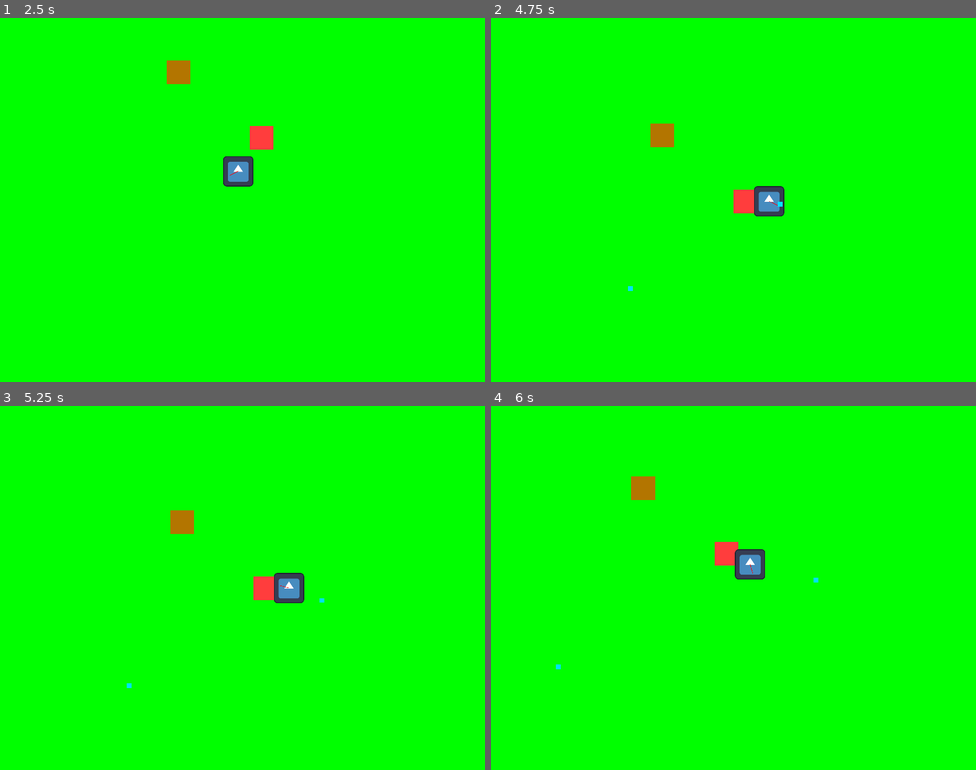
Above: before the commit, frames 1-4 (two rows, left to right).
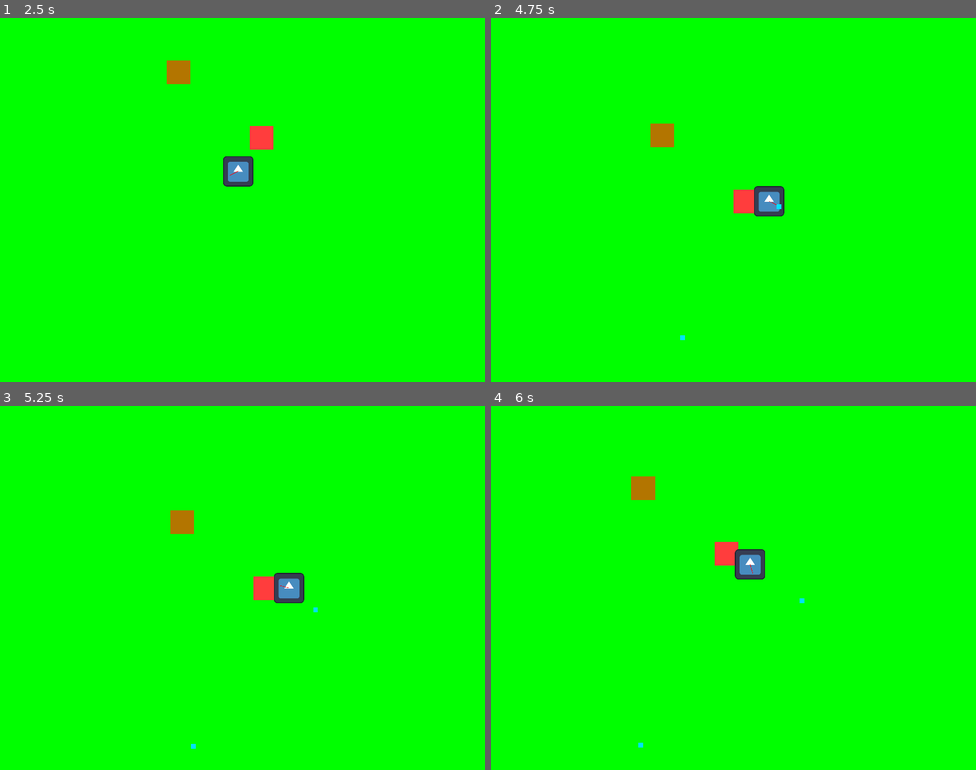
Above: after the commit, the same moments.

Repository: Zereijin/GGJ2023
Game: Godot game, scene res://main_menu/main_menu.tscn
The game is run twice, just before and just after one commit, with the same random seed, the same clock (stepped at 60 frames per second) and the same inputs. The engine's default icon, where the game draws it, is replaced by a stand-in: a white triangle on a blue panel in a dark square.
Inputs (mouse positions are in pixels of both pictures, inside the frame that each line leads up to):
- Up to frame 1 (2.5 s): click "Play" at 0.5 s; tap Enter at 1.25 s; move the mouse to (349, 181) at 1.27 s; hold D (right) 1.28-2.03 s; move the mouse to (145, 218) at 2.02 s; hold S (down) from 2.03 s (still down)
- Up to frame 2 (4.75 s): move the mouse to (782, 119) at 2.77 s; release S (down) at 2.78 s; hold D (right) 2.78-3.53 s; move the mouse to (709, 272) at 3.52 s; hold W (up) 3.53-4.28 s; move the mouse to (879, 254) at 4.27 s; hold A (left) from 4.28 s (still down)
- Up to frame 3 (5.25 s): keep holding A (left); move the mouse to (97, 533) at 5.02 s
- Up to frame 4 (6 s): move the mouse to (757, 588) at 5.77 s; release A (left) at 5.78 s; hold S (down) from 5.78 s (still down)

Frame 1 is identical in both runs. In frame 2, less than 0.1% of the frame differs, in the area x 28-61%, y 50-89%; in frame 3, less than 0.1%; in frame 4, less than 0.1%, in the area x 13-68%, y 47-94%.

Commit message:
Make gun a scene

Diff:
--- a/game/game.tscn
+++ b/game/game.tscn
@@ -1,9 +1,9 @@
-[gd_scene load_steps=19 format=3 uid="uid://cxstjq63yeytk"]
+[gd_scene load_steps=17 format=3 uid="uid://cxstjq63yeytk"]
 
 [ext_resource type="Script" path="res://game/player/player.gd" id="1_f0o2r"]
 [ext_resource type="Texture2D" uid="uid://b836w3h88y88o" path="res://icon.svg" id="1_uw8f1"]
 [ext_resource type="Script" path="res://game/camera.gd" id="3_1xqbk"]
-[ext_resource type="Script" path="res://game/player/gun.gd" id="4_w3ckc"]
+[ext_resource type="PackedScene" uid="uid://6u6mldxyk4qs" path="res://game/gun.tscn" id="4_rba2k"]
 [ext_resource type="PackedScene" uid="uid://bepqps3b2gmbp" path="res://game/player/projectile.tscn" id="5_c87sn"]
 [ext_resource type="PackedScene" uid="uid://ba7ivojxn0clg" path="res://game/enemy/potato/potato.tscn" id="6_f1ll7"]
 
@@ -45,15 +45,6 @@
 
 [sub_resource type="RectangleShape2D" id="RectangleShape2D_4wk6f"]
 size = Vector2(50, 50)
-
-[sub_resource type="Gradient" id="Gradient_muqer"]
-interpolation_mode = 1
-offsets = PackedFloat32Array(0)
-colors = PackedColorArray(1, 0, 0, 1)
-
-[sub_resource type="GradientTexture1D" id="GradientTexture1D_stllp"]
-gradient = SubResource("Gradient_muqer")
-width = 20
 
 [node name="game" type="Node"]
 
@@ -112,20 +103,10 @@
 scale = Vector2(0.5, 0.5)
 texture = ExtResource("1_uw8f1")
 
-[node name="Gun" type="Sprite2D" parent="Garden/Objects/Player"]
-texture = SubResource("GradientTexture1D_stllp")
-offset = Vector2(10, 0)
-script = ExtResource("4_w3ckc")
+[node name="Gun" parent="Garden/Objects/Player" node_paths=PackedStringArray("plant") instance=ExtResource("4_rba2k")]
 projectile = ExtResource("5_c87sn")
-accuracy = 9
-
-[node name="Timer" type="Timer" parent="Garden/Objects/Player/Gun"]
-process_callback = 0
-wait_time = 2.0
-autostart = true
+plant = NodePath("..")
 
 [node name="Test Potato" parent="Garden/Objects" instance=ExtResource("6_f1ll7")]
 position = Vector2(-76, -139)
 lock_rotation = false
-
-[connection signal="timeout" from="Garden/Objects/Player/Gun/Timer" to="Garden/Objects/Player/Gun" method="_fire"]
--- a/game/player/gun.gd
+++ b/game/gun.gd
@@ -12,15 +12,15 @@
 @export_range(0, 9)
 var accuracy := 0
 
-## The root player node
-@onready
-var player := get_parent()
+## The plant that owns the gun
+@export
+var plant : Node
 
 
 func _fire() -> void:
 	var angle_range := (45 - 5 * accuracy) / 360.0 * TAU
 	for i in range(projectile_count):
 		var proj := projectile.instantiate() as RigidBody2D
-		proj.position = player.position
+		proj.position = plant.position
 		proj.linear_velocity = proj.linear_velocity.rotated(rotation).rotated(randf_range(-angle_range, angle_range))
-		player.get_parent().add_child(proj)
+		plant.get_parent().add_child(proj)
--- /dev/null
+++ b/game/gun.tscn
@@ -0,0 +1,24 @@
+[gd_scene load_steps=4 format=3 uid="uid://6u6mldxyk4qs"]
+
+[ext_resource type="Script" path="res://game/gun.gd" id="1_b7oxf"]
+
+[sub_resource type="Gradient" id="Gradient_muqer"]
+interpolation_mode = 1
+offsets = PackedFloat32Array(0)
+colors = PackedColorArray(1, 0, 0, 1)
+
+[sub_resource type="GradientTexture1D" id="GradientTexture1D_stllp"]
+gradient = SubResource("Gradient_muqer")
+width = 20
+
+[node name="Gun" type="Sprite2D"]
+texture = SubResource("GradientTexture1D_stllp")
+offset = Vector2(10, 0)
+script = ExtResource("1_b7oxf")
+
+[node name="Timer" type="Timer" parent="."]
+process_callback = 0
+wait_time = 2.0
+autostart = true
+
+[connection signal="timeout" from="Timer" to="." method="_fire"]
